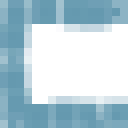
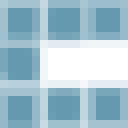
Two versions of the same layered image (128px x 128px). Layer-by-layer changes:
added layer "top" above "Background" over [0, 0, 128, 128]
hid "Background", painted on it over [0, 0, 128, 128]
